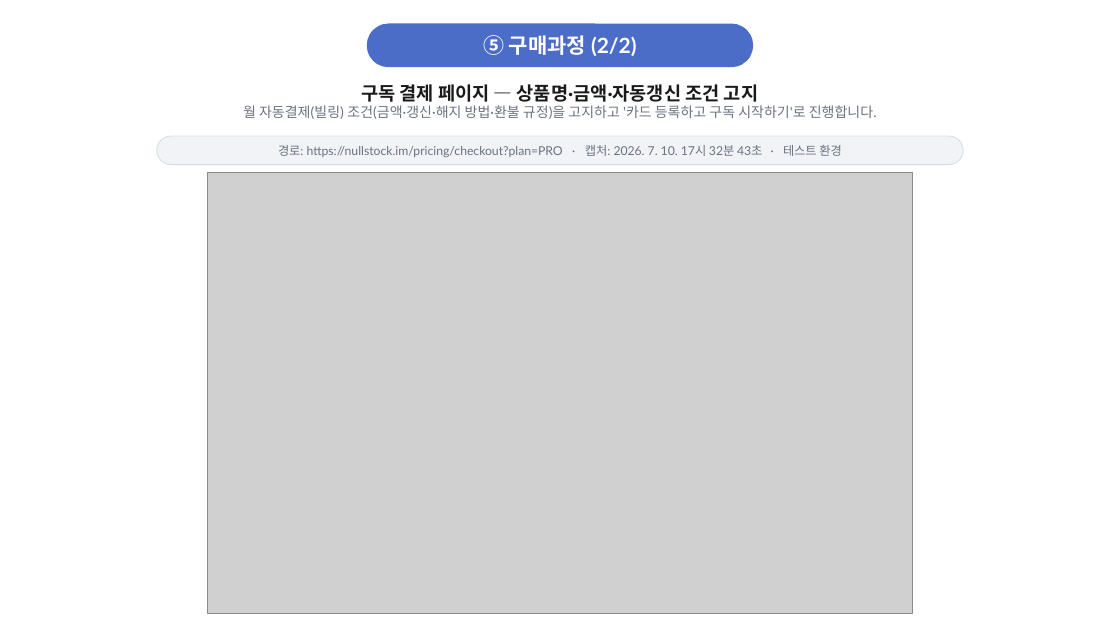
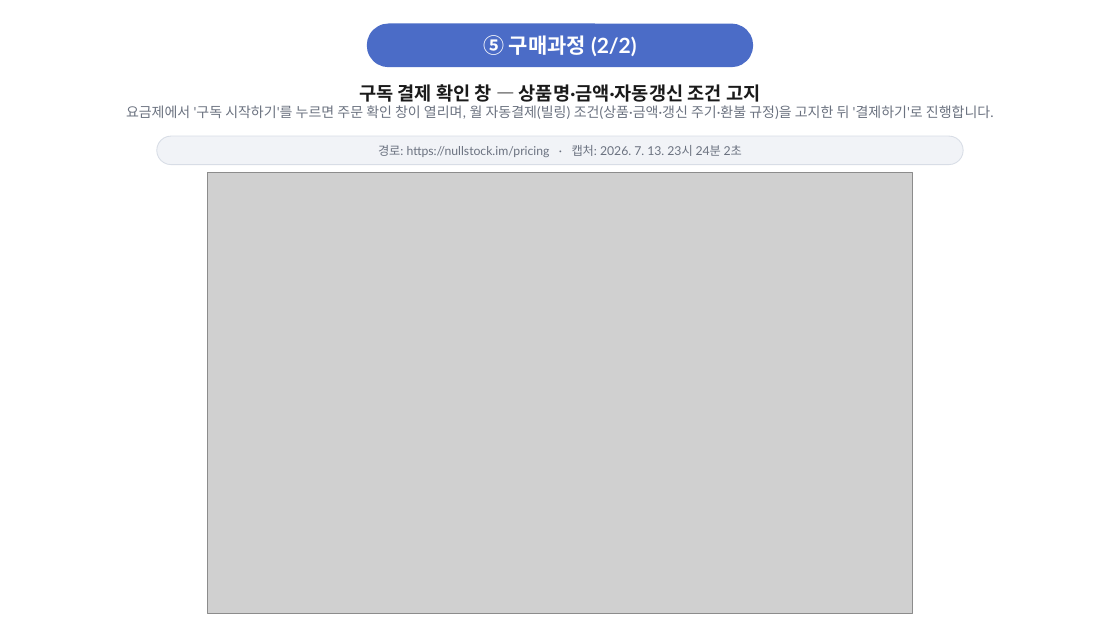
Before and after one commit to eungene0204/simons, a slide deck: slide 7 of 널스탁_결제경로_파일.pptx. Drawn at 1120x630 pixels with LibreOffice and Linux fonts; fonts in the diff are those of the drawing; grey boxes stand for pictures. Boxes give left, top, right and bottom in pixels: in the first picture for what was removed or moved away, otherwise in the second. Text is boxed around its words. In the diff, an @@ line names an element or a change of style, - is before the commit and + after.

```diff
--- a/널스탁_결제경로_파일.pptx
+++ b/널스탁_결제경로_파일.pptx
@@ text at (x1=126, y1=84, x2=994, y2=119): text changed @@
-구독 결제 페이지 — 상품명·금액·자동갱신 조건 고지
-월 자동결제(빌링) 조건(금액·갱신·해지 방법·환불 규정)을 고지하고 '카드 등록하고 구독 시작하기'로 진행합니다.
+구독 결제 확인 창 — 상품명·금액·자동갱신 조건 고지
+요금제에서 '구독 시작하기'를 누르면 주문 확인 창이 열리며, 월 자동결제(빌링) 조건(상품·금액·갱신 주기·환불 규정)을 고지한 뒤 '결제하기'로 진행합니다.
@@ text in rounded rectangle at (x1=378, y1=145, x2=742, y2=157): text changed @@
-경로: https://nullstock.im/pricing/checkout?plan=PRO · 캡처: 2026. 7. 10. 17시 32분 43초 · 테스트 환경
+경로: https://nullstock.im/pricing · 캡처: 2026. 7. 13. 23시 24분 2초
```
Also in this commit, not shown: 7 other slides changed, 18 other files.
